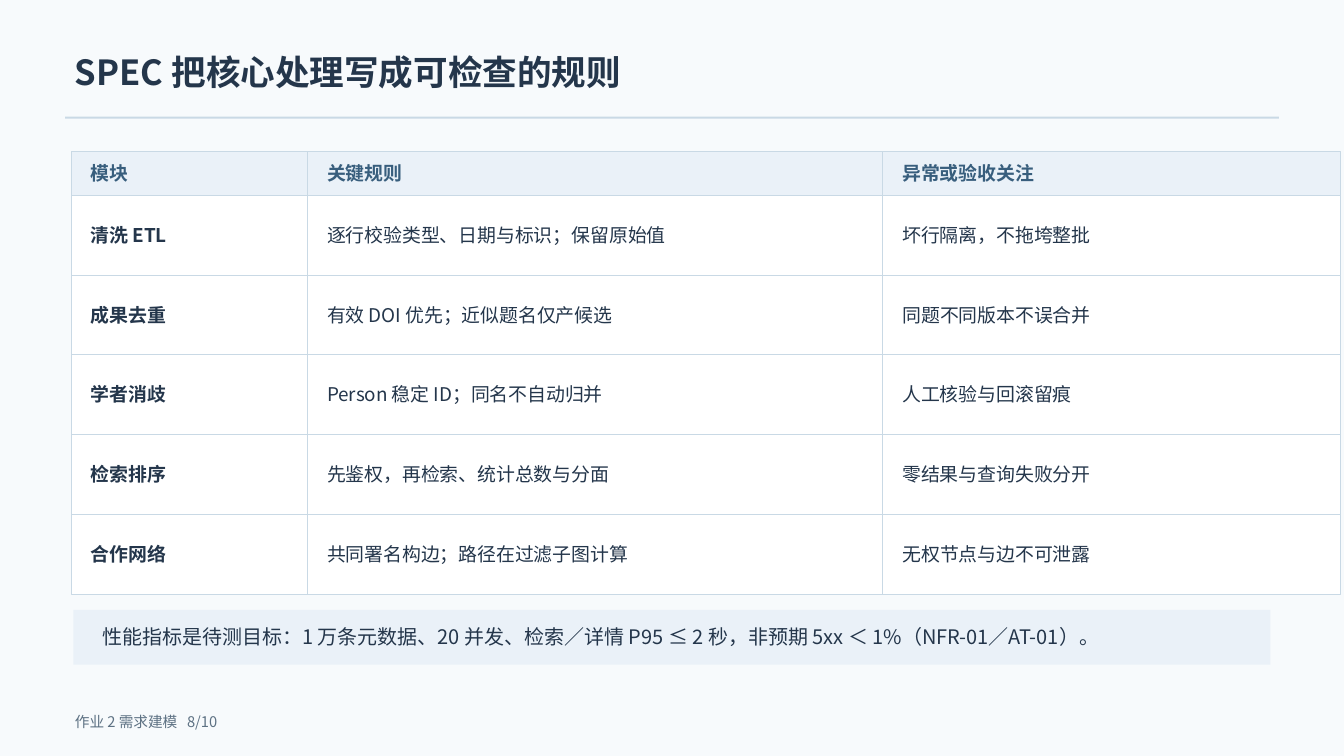
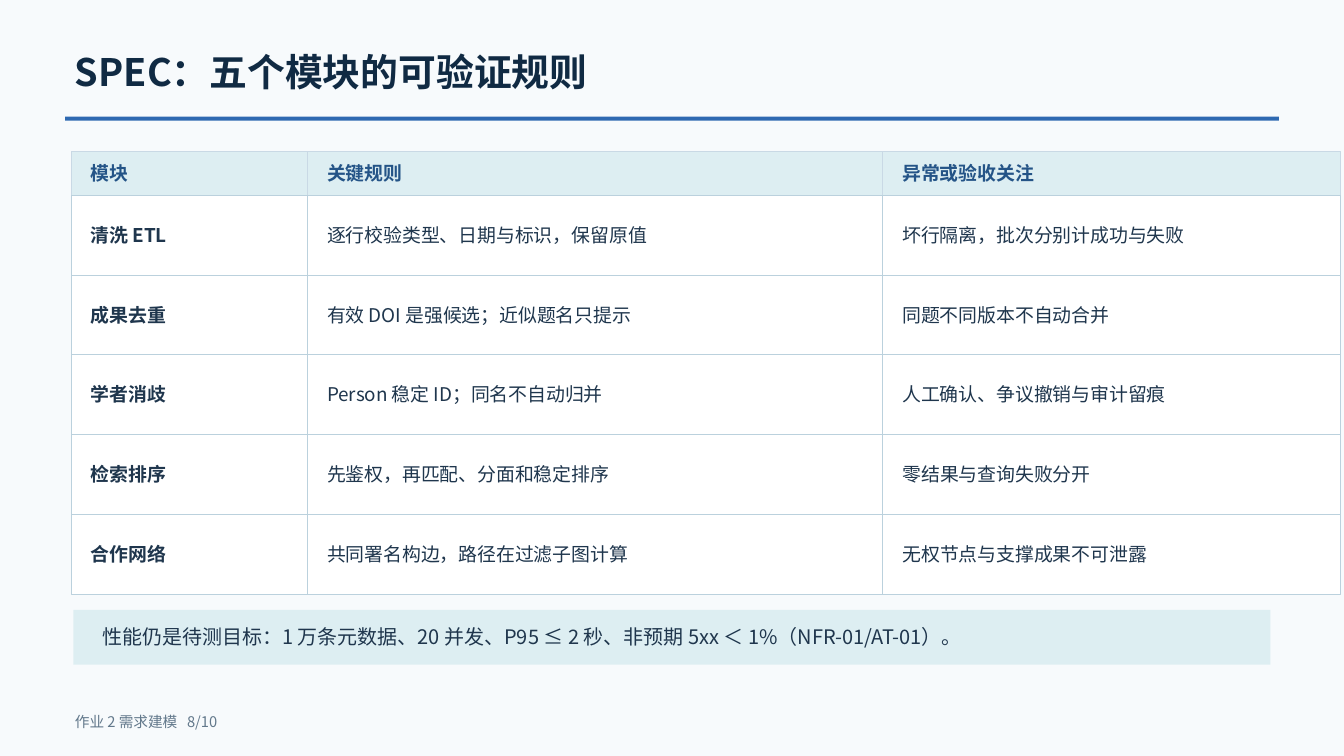
Before and after one commit to retepa1676767/ScholarShare, a slide deck: slide 8 of docs/需求建模/提交版/作业2-学术成果分享平台-需求建模汇报.pptx. Drawn at 1344x756 pixels with LibreOffice and Linux fonts; fonts in the diff are those of the drawing. Boxes give left, top, right and bottom in pixels: in the first picture for what was removed or moved away, otherwise in the second. Text is boxed around its words. In the diff, an @@ line names an element or a change of style, - is before the commit and + after.

```diff
--- a/docs/需求建模/提交版/作业2-学术成果分享平台-需求建模汇报.pptx
+++ b/docs/需求建模/提交版/作业2-学术成果分享平台-需求建模汇报.pptx
@@ text at [75, 53, 588, 90]: text changed; size 24.8 to 27 pt; text colour #24364B to #102A43 @@
-SPEC 把核心处理写成可检查的规则
+SPEC：五个模块的可验证规则
@@ rectangle at [66, 117, 1279, 121]: fill #C9D9E5 to #2E69B1 @@
@@ text colour #385E7D to #245487 in 3 elements at [91, 164, 129, 182], [327, 164, 402, 182], [902, 164, 1034, 182] @@
@@ text at [327, 226, 647, 244]: text changed; text colour #24364B to #1F364D @@
-逐行校验类型、日期与标识；保留原始值
+逐行校验类型、日期与标识，保留原值
@@ text at [902, 226, 1184, 244]: text changed; text colour #24364B to #1F364D @@
-坏行隔离，不拖垮整批
+坏行隔离，批次分别计成功与失败
@@ text at [327, 306, 631, 325]: text changed; text colour #24364B to #1F364D @@
-有效 DOI 优先；近似题名仅产候选
+有效 DOI 是强候选；近似题名只提示
@@ text at [902, 306, 1109, 324]: text changed; text colour #24364B to #1F364D @@
-同题不同版本不误合并
+同题不同版本不自动合并
@@ text at [902, 385, 1165, 403]: text changed; text colour #24364B to #1F364D @@
-人工核验与回滚留痕
+人工确认、争议撤销与审计留痕
@@ text at [327, 465, 609, 483]: text changed; text colour #24364B to #1F364D @@
-先鉴权，再检索、统计总数与分面
+先鉴权，再匹配、分面和稳定排序
@@ outline #C9D9E5 0.75 pt to #BBD1DD 0.75 pt in 8 elements at [308, 196, 883, 275], [883, 196, 1341, 275], [308, 275, 883, 355], [883, 275, 1341, 355], [883, 355, 1341, 435], [308, 435, 883, 514], [308, 514, 883, 594], [883, 514, 1341, 594] @@
@@ text at [327, 545, 628, 563]: text changed; text colour #24364B to #1F364D @@
-共同署名构边；路径在过滤子图计算
+共同署名构边，路径在过滤子图计算
@@ text at [902, 545, 1147, 563]: text changed; text colour #24364B to #1F364D @@
-无权节点与边不可泄露
+无权节点与支撑成果不可泄露
@@ fill #EAF1F8 to #DDEEF2 in 4 elements at [72, 151, 308, 196], [308, 151, 883, 196], [883, 151, 1341, 196], [74, 610, 1271, 664] @@
@@ text at [102, 627, 961, 648]: text changed; text colour #24364B to #1F364D @@
-性能指标是待测目标：1 万条元数据、20 并发、检索／详情 P95 ≤ 2 秒，非预期 5xx ＜ 1%（NFR-01／AT-01）。
+性能仍是待测目标：1 万条元数据、20 并发、P95 ≤ 2 秒、非预期 5xx ＜ 1%（NFR-01/AT-01）。
```
Also in this commit, not shown: 9 other slides changed, 1 other file.
